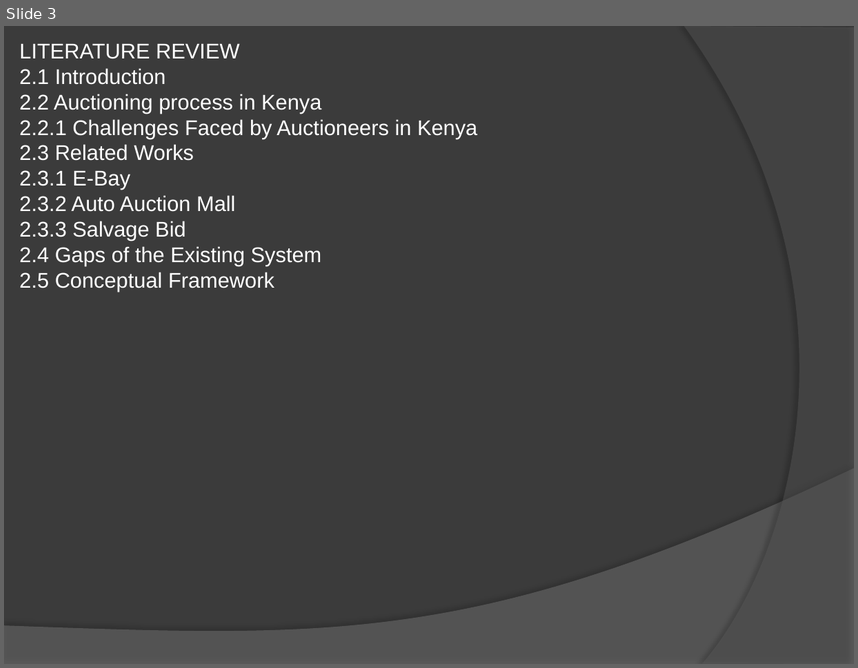
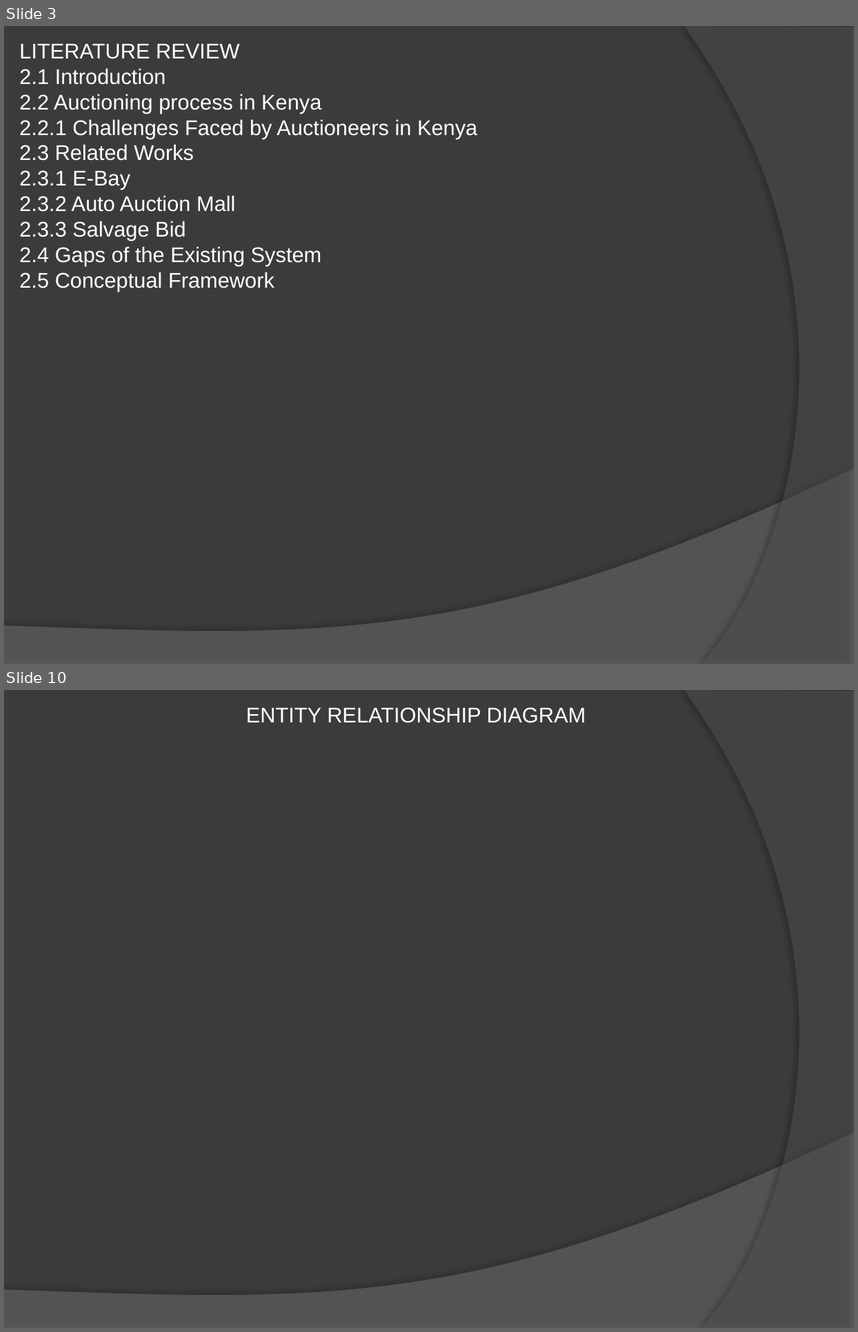
Before and after one commit to NickBwalley/Online-Car-Auctioning-System-Documentation, a slide deck: OCAS/Nicholas Bwalley_PowerPoint_122790.pptx. Shown one above the other, each under a label of ours: slide 3 before the commit, slides 3 and 10 after it; the slides between them are not shown. The pictures are 858x668 and 858x1332 pixels, drawn with LibreOffice and Linux fonts; fonts in the diff are those of the drawing; background and template pictures are left out. Boxes give left, top, right and bottom in pixels: in the first picture for what was removed or moved away, otherwise in the second. Text is boxed around its words. In the diff, an @@ line names an element or a change of style, - is before the commit and + after.

```diff
--- a/OCAS/Nicholas Bwalley_PowerPoint_122790.pptx
+++ b/OCAS/Nicholas Bwalley_PowerPoint_122790.pptx
@@ slide 10 added at (4,690,854,1328), background picture (left out); not listed: 2 template elements that a slide beside it also shows @@
@@ text added at (246,707,586,723), 18 pt, text #FFFFFF @@
+ENTITY RELATIONSHIP DIAGRAM
```
Also in this commit, not shown: 1 slide changed, 6 other slides added, 5 slides removed.
